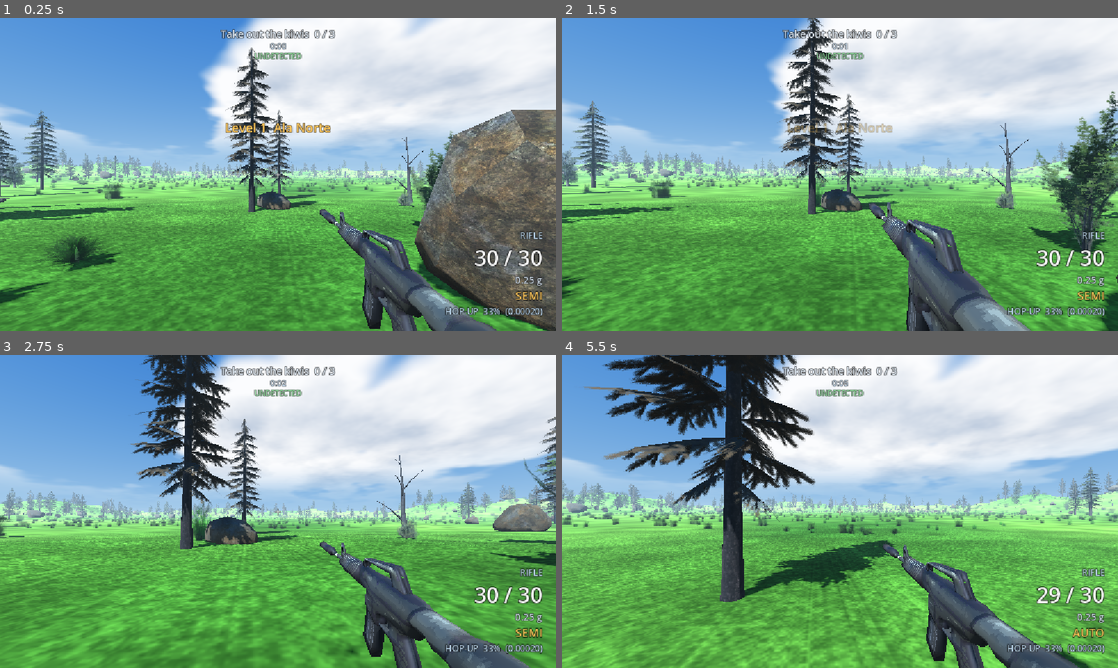
Above: before the commit, frames 1-4 (two rows, left to right).
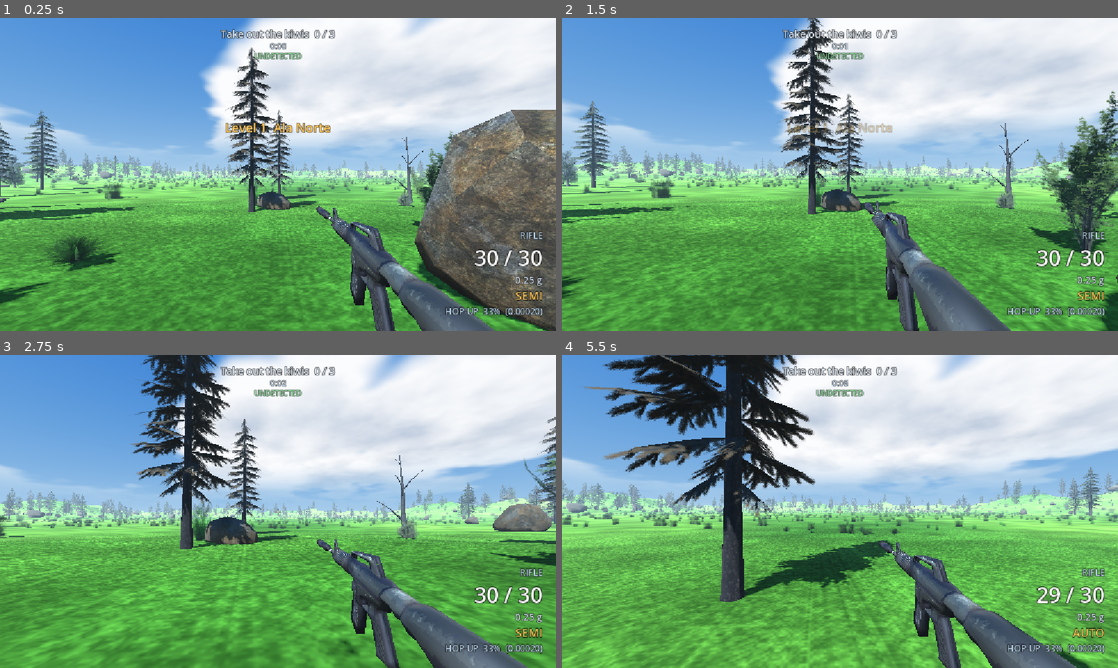
Above: after the commit, the same moments.

Repository: NovaDrake76/tecnicas-avancadas
Game: Godot game, scene res://main.tscn
The game is run twice, just before and just after one commit, with the same random seed, the same clock (stepped at 60 frames per second) and the same inputs.
Inputs (mouse positions are in pixels of both pictures, inside the frame that each line leads up to):
- Up to frame 1 (0.25 s): no input
- Up to frame 2 (1.5 s): tap Enter at 0.5 s; move the mouse to (867, 174) at 0.52 s; hold Right mouse button (aim) 0.53-1.28 s; hold W (move_forward) from 0.53 s (still down); tap Space (jump) at 0.77 s; move the mouse to (812, 174) at 1.27 s; right-click (812, 174) at 1.35 s
- Up to frame 3 (2.75 s): keep holding W (move_forward); tap Space (jump) at 1.52 s; move the mouse to (289, 505) at 2.02 s; hold Ctrl (crouch) from 2.03 s (still down); right-click (289, 505) at 2.3 s
- Up to frame 4 (5.5 s): keep holding W (move_forward); move the mouse to (834, 517) at 2.77 s; release Ctrl (crouch) at 2.78 s; click (834, 517) at 2.85 s; tap Space (jump) at 3.02, 3.77, 4.52 s; right-click (834, 517) at 3.05 s; move the mouse to (878, 514) at 3.52 s; hold E (interact) 3.53-4.28 s; right-click (878, 514) at 3.8 s; move the mouse to (795, 508) at 4.27 s; tap Shift (sprint) at 4.35 s; right-click (795, 508) at 4.55 s; move the mouse to (845, 511) at 5.02 s; hold F (toggle_fire_mode) from 5.03 s (still down); right-click (845, 511) at 5.3 s

The runs differ from the first frame. In frame 1, 3.2% of the frame differs, in the area x 56-90%, y 60-100%; in frame 2, 4.6%, in the area x 54-85%, y 58-100%; in frame 3, 4.1%; in frame 4, 3.7%.

Commit message:
Mira de ferro nao entra mais dentro da camera
O modelo M4A1 tem 0,837 m e a origem do no fica 0,340 m a frente da coronha. A
pose de mira ainda era a do modelo antigo, uma caixa curta, e puxava a arma
para tras: a coronha terminava 14 cm atras da camera, e o jogador olhava de
dentro do receptor.

Agora mirar move a arma para dentro e para baixo, centralizando no ponto de
mira sem nunca aproximar da camera. A posicao de quadril tambem foi afastada,
porque o coice de cada tiro empurrava a coronha 5,7 cm para tras e isso ja
bastava para atravessar o plano proximo.

Os valores vieram da caixa delimitadora da malha, nao de tentativa e erro, e o
teste automatico mede a malha e reprova qualquer pose que deixe a coronha
alcancar a camera, coice incluido.

Diff:
--- a/Components/viewmodel_motion.gd
+++ b/Components/viewmodel_motion.gd
@@ -52,8 +52,9 @@
 @export var air_pose_damping := 10.0
 
 @export_group("Aim down sights")
-## where the gun sits when fully aimed, centred on the crosshair rather than off to the side.
-@export var sights_position := Vector3(0.0, -0.045, -0.2)
+## where the gun sits when fully aimed: centred on the crosshair and dropped so the rail sits on
+## it. aiming moves the weapon INWARD, never toward the camera, or the stock ends up behind it.
+@export var sights_position := Vector3(0.0, -0.088, -0.52)
 ## how much aiming damps sway and bob, a braced gun does not breathe like a hip held one.
 @export_range(0.0, 1.0) var ads_steadiness := 0.8
 
--- a/Player/Player.tscn
+++ b/Player/Player.tscn
@@ -47,7 +47,7 @@
 script = ExtResource("9_vm")
 
 [node name="Gun" parent="Head/Camera3D/Viewmodel" unique_id=321049290 instance=ExtResource("2_tok1r")]
-transform = Transform3D(1, 0, 0, 0, 1, 0, 0, 0, 1, 0.2, -0.19, -0.42)
+transform = Transform3D(1, 0, 0, 0, 1, 0, 0, 0, 1, 0.2, -0.19, -0.5)
 
 [node name="StateMachine" type="Node" parent="."]
 script = ExtResource("4_sm")
